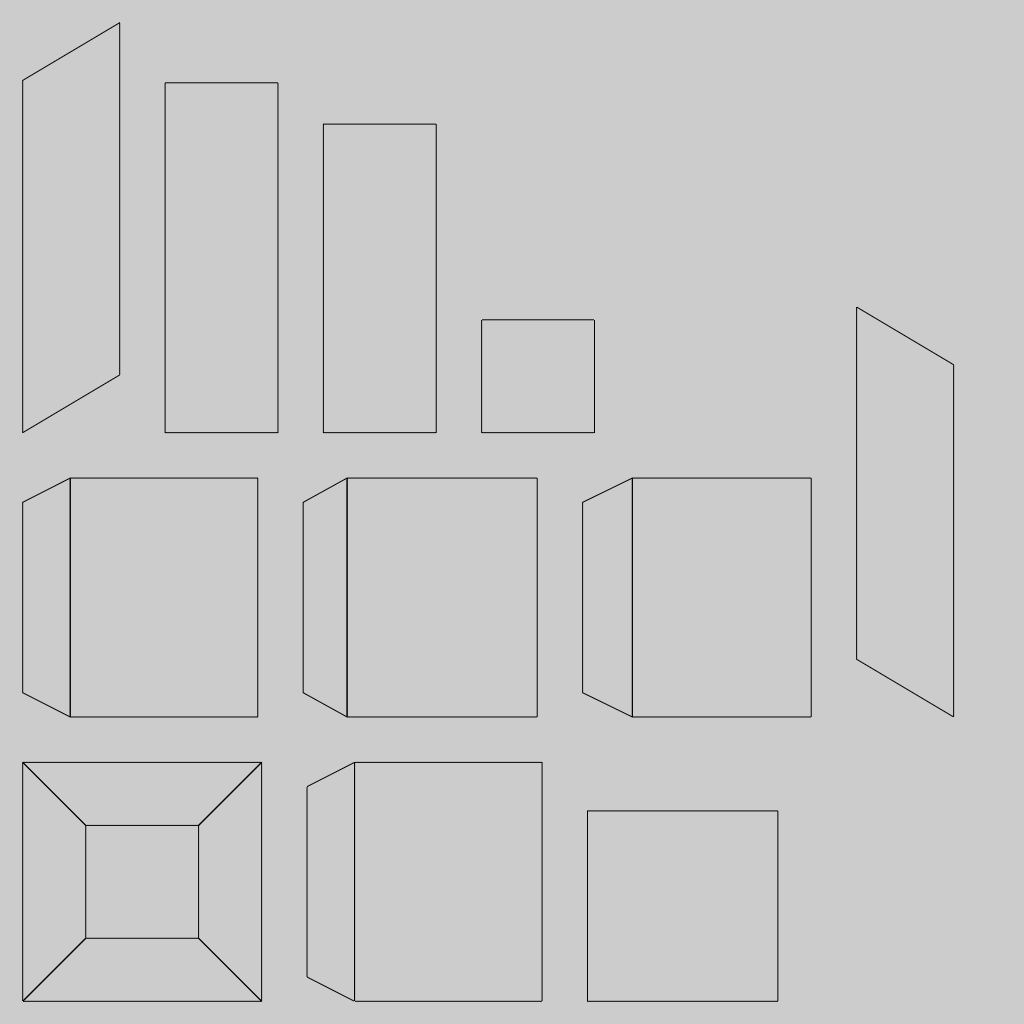
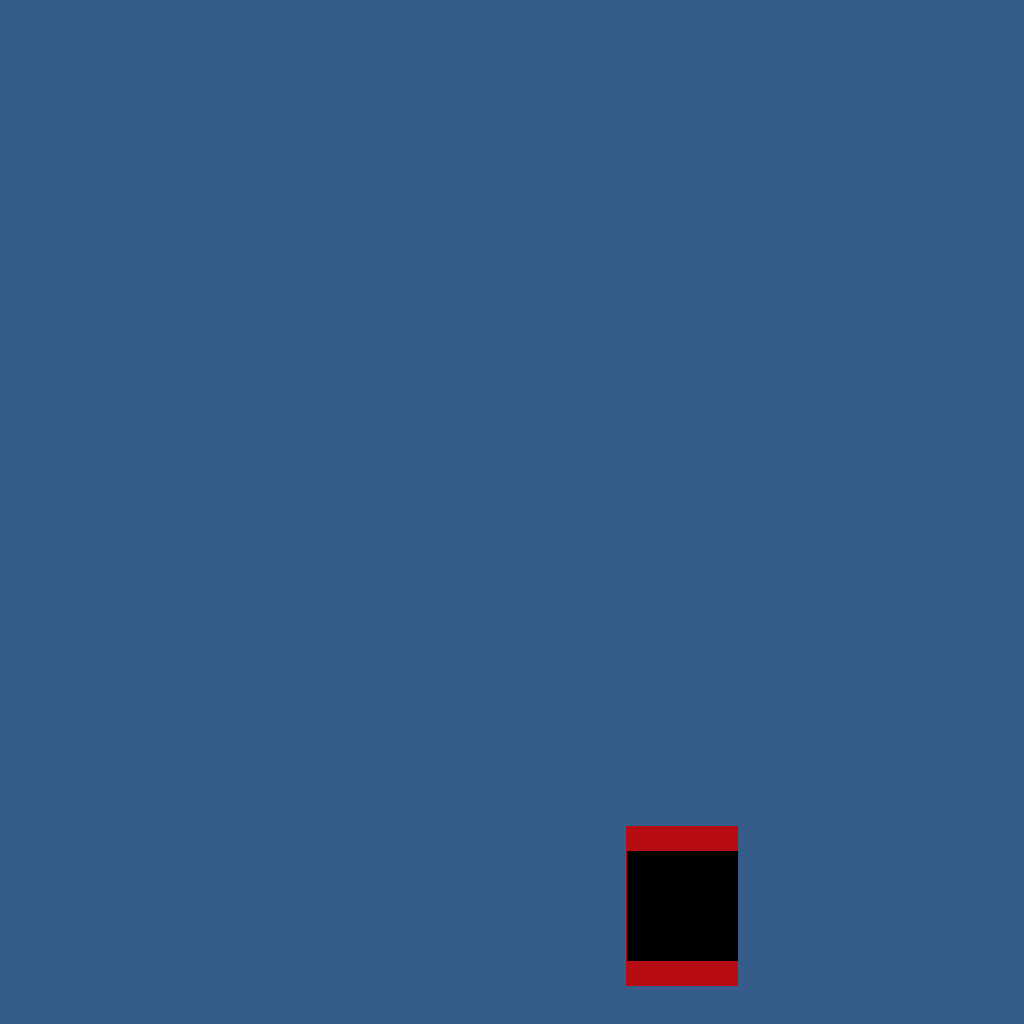
Layer changes from the first 1024px x 1024px image to the second:
hid "Rocket LauncherUV.png" over (x1=22, y1=22, x2=955, y2=1002)
painted on "Rocket LauncherMAIN.png" over (x1=0, y1=0, x2=1024, y2=1024)
